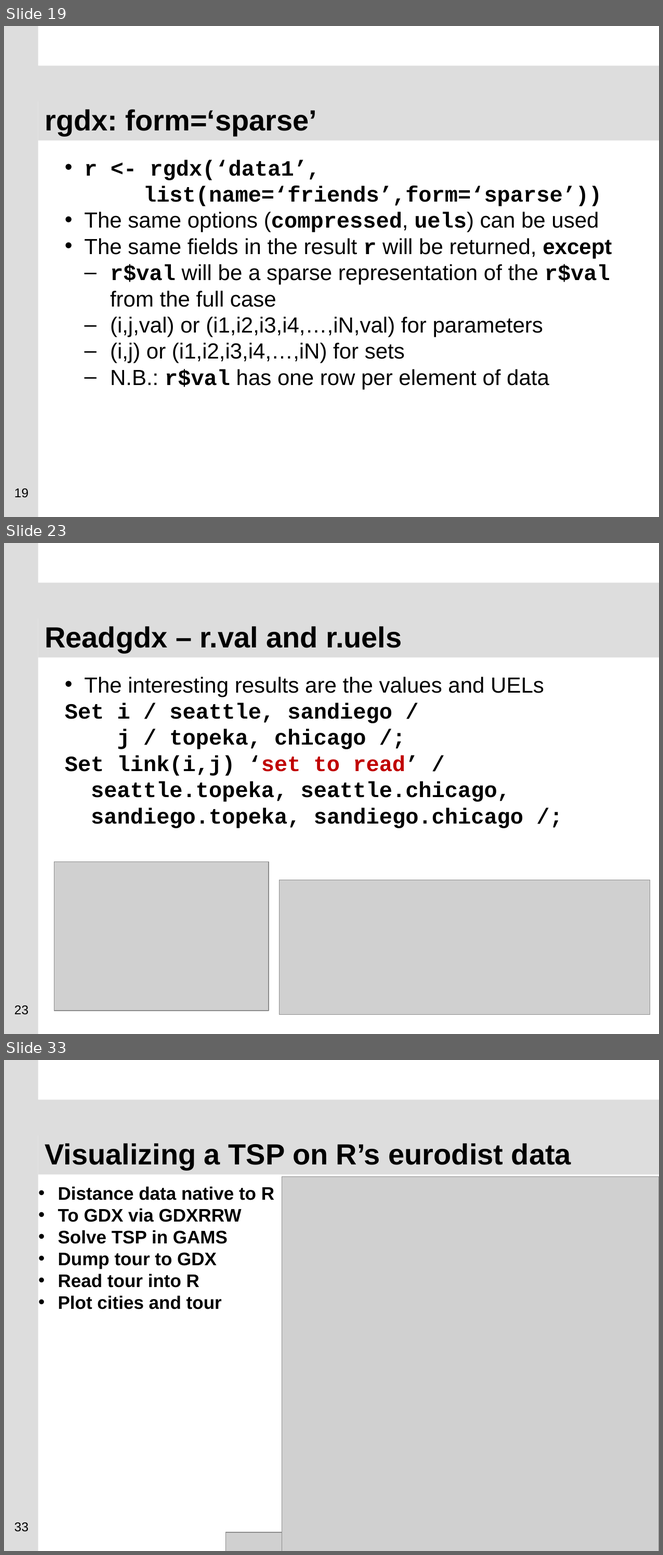
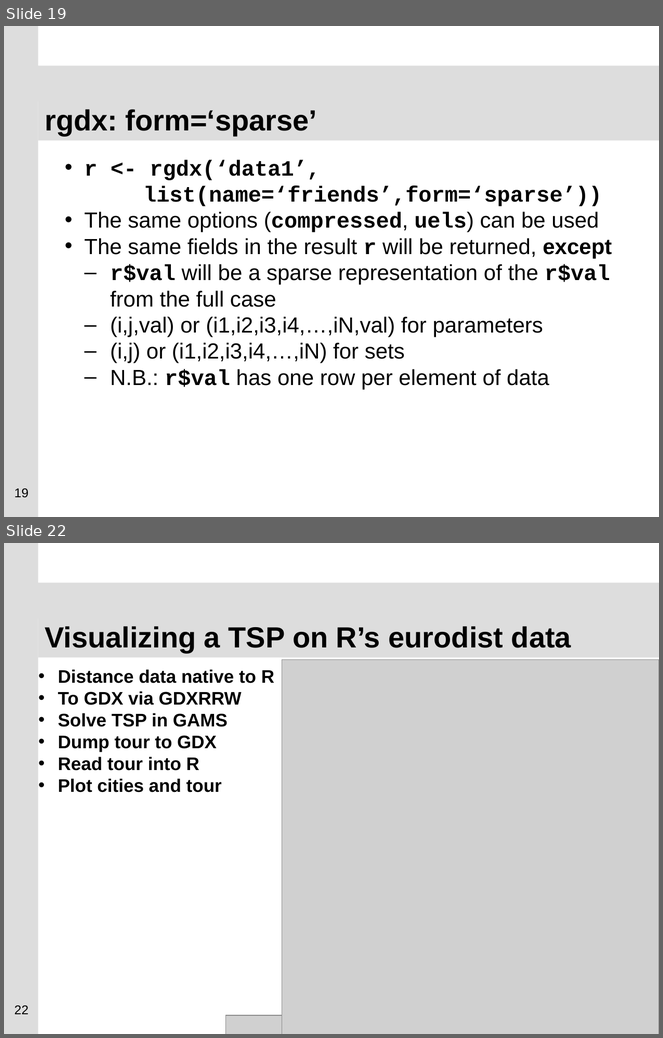
Before and after one commit to GAMS-dev/gdxrrw, a slide deck: sandbox/ISMP_Berlin_2012_GDXRRW.pptx. Shown one above the other, each under a label of ours: slides 19, 23 and 33 before the commit, slides 19 and 22 after it; the slides between them are not shown. The pictures are 663x1555 and 663x1038 pixels, drawn with LibreOffice and Linux fonts; fonts in the diff are those of the drawing; grey boxes stand for pictures; background and template pictures are left out. Boxes give left, top, right and bottom in pixels: in the first picture for what was removed or moved away, otherwise in the second. Text is boxed around its words. In the diff, an @@ line names an element or a change of style, - is before the commit and + after.

```diff
--- a/sandbox/ISMP_Berlin_2012_GDXRRW.pptx
+++ b/sandbox/ISMP_Berlin_2012_GDXRRW.pptx
@@ slide 23 removed at (4, 543, 659, 1034), background #FFFFFF; not listed: 2 template elements that a slide beside it also shows @@
@@ title removed at (38, 615, 659, 657) @@
-Readgdx – r.val and r.uels
@@ text removed at (65, 677, 544, 828) @@
-• The interesting results are the values and UELs
-Set i / seattle, sandiego /
-j / topeka, chicago /;
-Set link(i,j) ‘set to read’ /
-seattle.topeka, seattle.chicago,
-sandiego.topeka, sandiego.chicago /;
@@ picture removed at (54, 862, 269, 1012) @@
@@ picture removed at (279, 880, 650, 1015) @@
@@ page number removed at (14, 1006, 28, 1015) @@
-23
@@ what was slide 33 is now slide 22 @@
@@ page number at (14, 1006, 28, 1015): text changed @@
-33
+22
```
Also in this commit, not shown: 9 slides changed, 1 slide added, 10 other slides removed.
